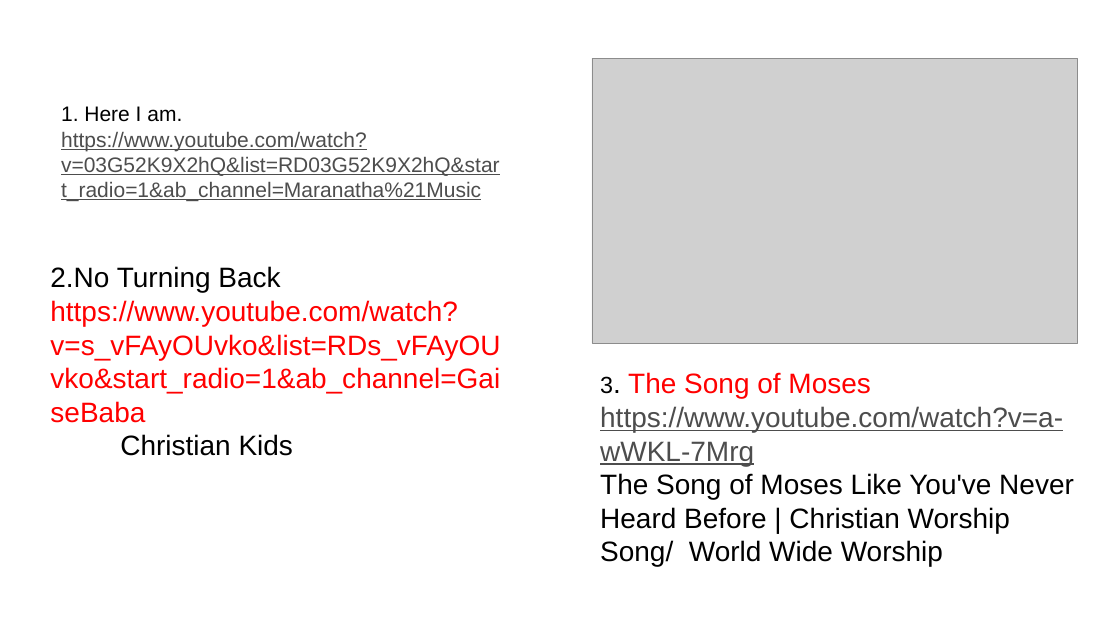
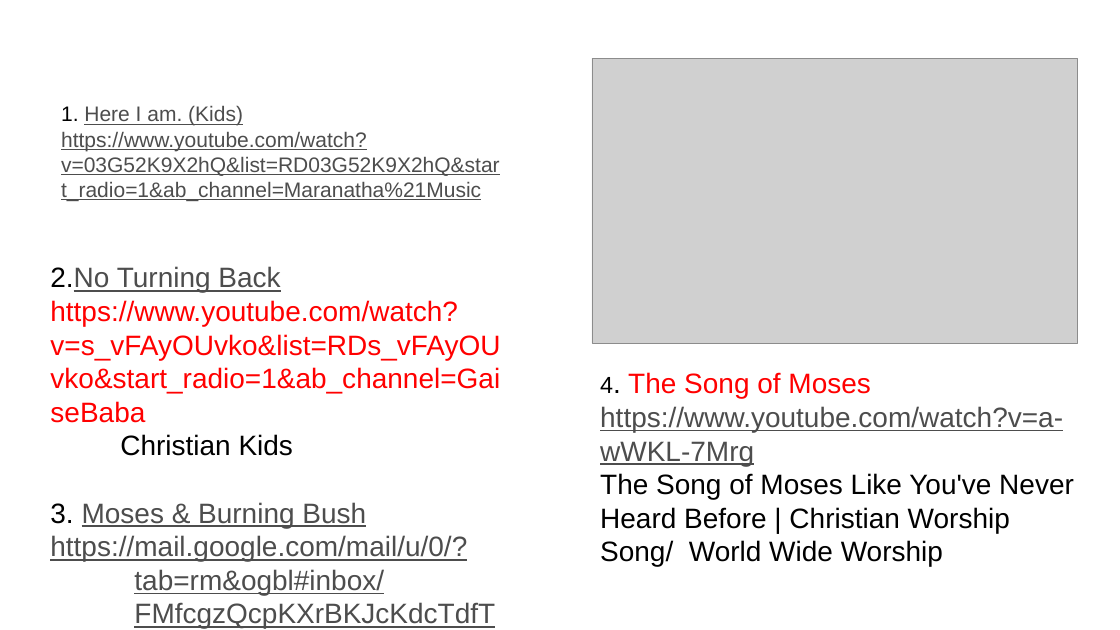
Before and after one commit to wdingbox/accc_2025_pp, a slide deck: slide 9 of ppt/Exodus/exo3_1-11.pptx. Drawn at 1120x630 pixels with LibreOffice and Linux fonts; fonts in the diff are those of the drawing; grey boxes stand for pictures; background and template pictures are left out. Boxes give left, top, right and bottom in pixels: in the first picture for what was removed or moved away, otherwise in the second. Text is boxed around its words. In the diff, an @@ line names an element or a change of style, - is before the commit and + after.

```diff
--- a/ppt/Exodus/exo3_1-11.pptx
+++ b/ppt/Exodus/exo3_1-11.pptx
@@ text at (x1=61, y1=106, x2=243, y2=126): text changed; text colour #000000 to #4D4D4D @@
-1. Here I am.
+1. Here I am. (Kids)
@@ text at (x1=50, y1=266, x2=280, y2=293): text colour #000000 to #4D4D4D, underline on in "2.No Turning Back" @@
@@ text at (x1=600, y1=372, x2=1063, y2=466): text changed @@
-3. The Song of Moses https://www.youtube.com/watch?v=a-wWKL-7Mrg
+4. The Song of Moses https://www.youtube.com/watch?v=a-wWKL-7Mrg
@@ text at (x1=50, y1=502, x2=467, y2=595): paragraphs added @@
+3. Moses & Burning Bush
+https://mail.google.com/mail/u/0/?tab=rm&ogbl#inbox/FMfcgzQcpKXrBKJcKdcTdfTGNdJsTXWQ?projector=1
```
Also in this commit, not shown: 4 other slides changed, 1 other file.
